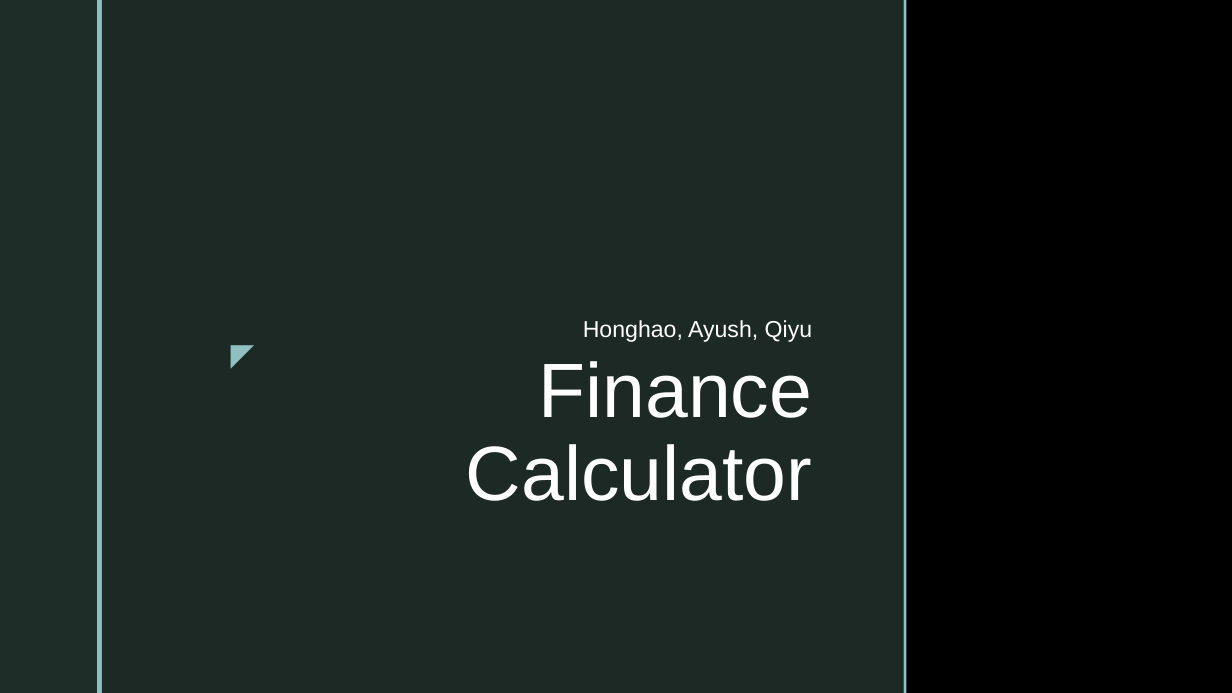
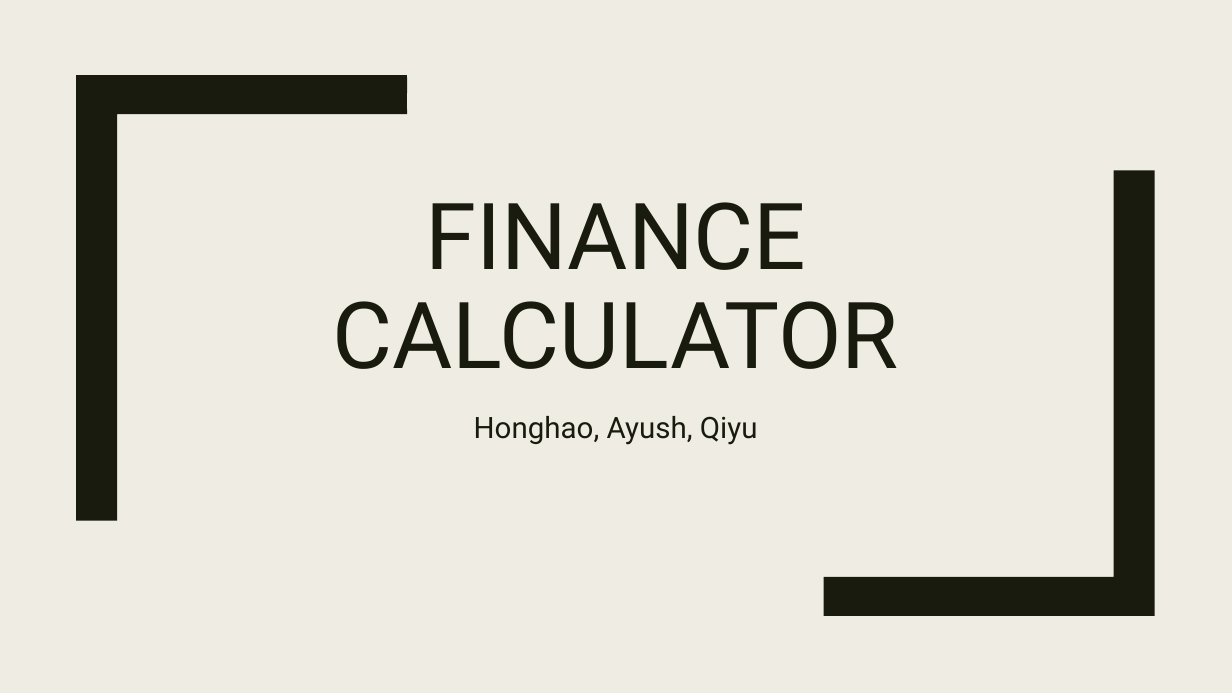
Before and after one commit to ZhongQiyu/sp23-cs608-midterm, a slide deck: slide 1 of CS608 Group 1 Midterm Presentation.pptx. Drawn at 1232x693 pixels with LibreOffice and Linux fonts; fonts in the diff are those of the drawing; background and template pictures are left out. Boxes give left, top, right and bottom in pixels: in the first picture for what was removed or moved away, otherwise in the second. Text is boxed around its words. In the diff, an @@ line names an element or a change of style, - is before the commit and + after.

```diff
--- a/CS608 Group 1 Midterm Presentation.pptx
+++ b/CS608 Group 1 Midterm Presentation.pptx
@@ background picture (left out) to #EFEDE3 @@
@@ rectangle removed at bbox=[0, 0, 97, 693] @@
@@ rectangle removed at bbox=[97, 0, 102, 693] @@
@@ rectangle removed at bbox=[102, 0, 904, 693] @@
@@ rectangle removed at bbox=[904, 0, 907, 693] @@
@@ freeform shape added at bbox=[76, 75, 407, 520], fill #191B0E @@
@@ freeform shape added at bbox=[824, 170, 1155, 616], fill #191B0E @@
@@ title "FINANCE CALCULATOR" at bbox=[333, 202, 899, 369]: vertical alignment top to bottom @@
@@ title at bbox=[333, 202, 899, 369]: text changed; size 60 to 72 pt; font Arial to Roboto; text colour #FFFFFF to #191B0E @@
-Finance Calculator
+FINANCE CALCULATOR
@@ text removed at bbox=[222, 330, 263, 376] @@
-◤
@@ subtitle "Honghao, Ayush, Qiyu": place and size @@
-subtitle "Honghao, Ayush, Qiyu" at bbox=[583, 320, 812, 342]
+subtitle "Honghao, Ayush, Qiyu" at bbox=[474, 416, 758, 445]
@@ subtitle "Honghao, Ayush, Qiyu" at bbox=[474, 416, 758, 445]: size 18 to 23 pt, font Arial to Roboto, text colour #FFFFFF to #191B0E; alignment right to centre; line spacing 1.2 to 1.12; less space between paragraphs; vertical alignment bottom to top @@
```
Also in this commit, not shown: 7 other slides changed, 1 slide added, 1 slide removed.
